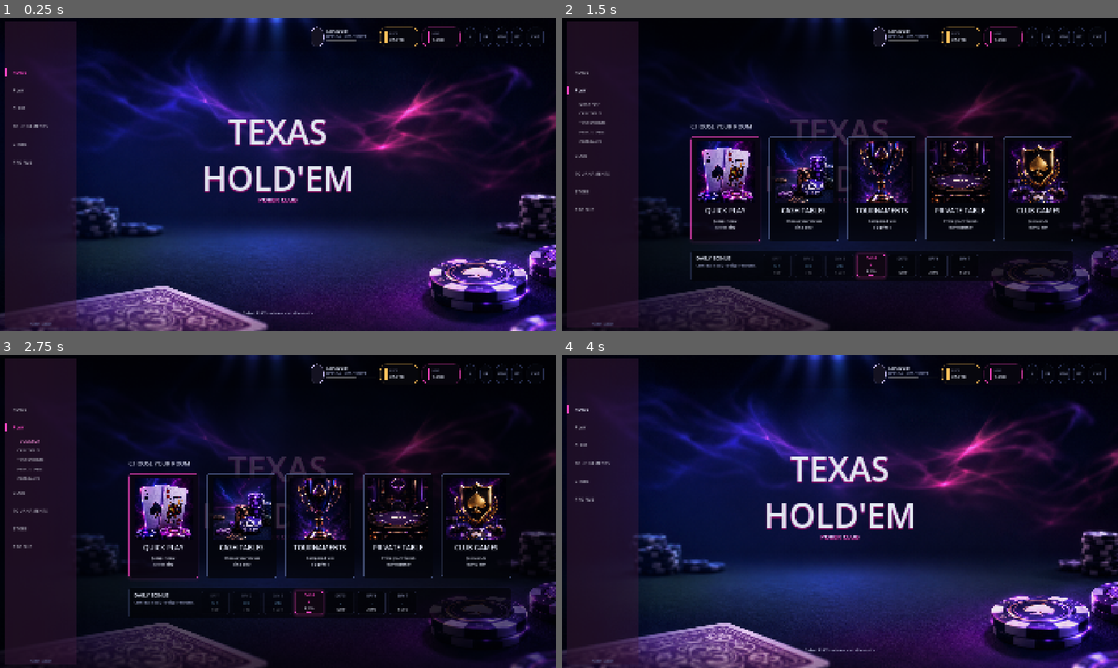
Above: before the commit, frames 1-4 (two rows, left to right).
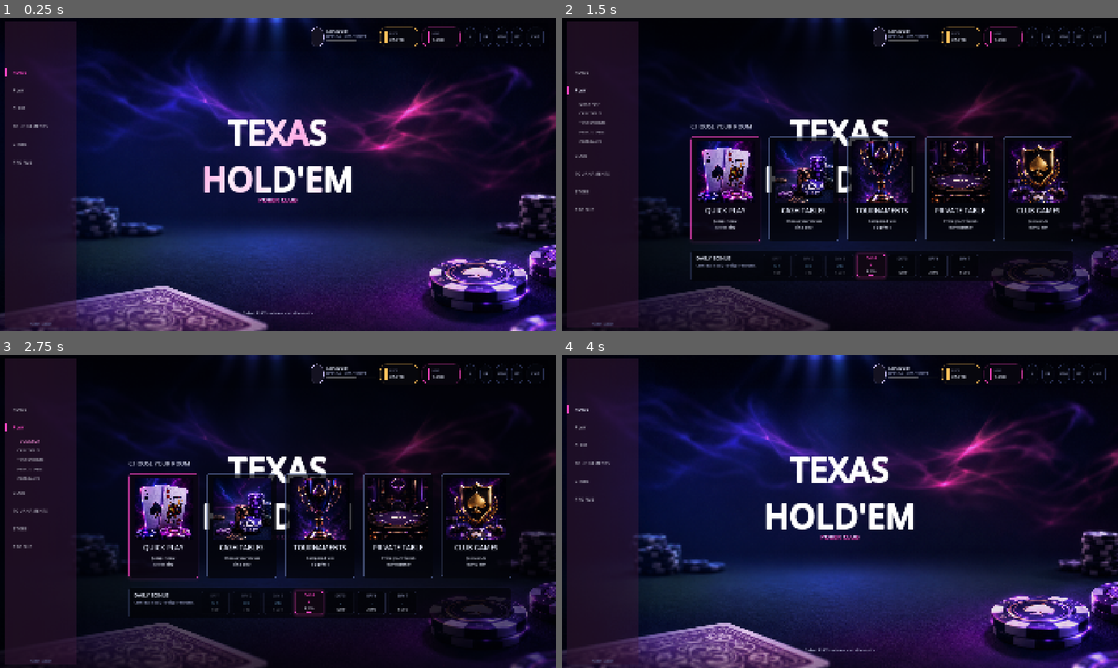
Above: after the commit, the same moments.

Repository: jjbondth18/texas
Game: Godot game, scene res://scenes/screens/home_lobby_screen.tscn
Two runs of this game, one before a commit and one after it. Both use one fixed random seed, a clock stepped at 60 frames per second and the inputs below.
Inputs:
- Up to frame 1 (0.25 s): no input
- Up to frame 2 (1.5 s): click "PLAY" at 0.5 s; click "PLAY" at 1.25 s
- Up to frame 3 (2.75 s): click "QUICK PLAY" at 2 s
- Up to frame 4 (4 s): click "QUICK PLAY" at 2.75 s; click "HOME" at 3.5 s

The runs differ from the first frame. In frame 1, 2.3% of the frame differs, in the area x 36-64%, y 32-56%; in frame 2, 1.0%; in frame 3, 1.0%; in frame 4, 2.3%.

Commit message:
antigravity: implement logo neon sweep shader, ambient fog background overlay, rising spark particles, and data interface placeholders

Diff:
--- a/scripts/screens/home_lobby_screen.gd
+++ b/scripts/screens/home_lobby_screen.gd
@@ -6,9 +6,10 @@
 	PLAY_EXPANDED
 }
 
-@export var background_motion_enabled := false
+@export var background_motion_enabled := true
 
 const BACKGROUND_TEXTURE_PATH := "res://assets/home_lobby/backgrounds/home_background_v1.png"
+const NEON_SWEEP_SHADER_PATH := "res://shaders/neon_sweep.gdshader"
 const NAV_WIDTH := 280.0
 const MAIN_LEFT := 360.0
 const MAIN_RIGHT := 70.0
@@ -82,12 +83,32 @@
 	_background_texture.modulate = Color(1.34, 1.30, 1.40, 1.0)
 	_background_texture.mouse_filter = Control.MOUSE_FILTER_IGNORE
 	_background_root.add_child(_background_texture)
+
+	# Flowing Fog Shader Layer
+	var flow_rect := ColorRect.new()
+	flow_rect.name = "BackgroundShaderFlow"
+	flow_rect.set_anchors_preset(Control.PRESET_FULL_RECT)
+	flow_rect.mouse_filter = Control.MOUSE_FILTER_IGNORE
+	var flow_mat := ShaderMaterial.new()
+	flow_mat.shader = load("res://shaders/flow_noise_bg.gdshader")
+	flow_mat.set_shader_parameter("deep_color", Color(0, 0, 0, 0)) # transparent base
+	flow_mat.set_shader_parameter("haze_color", Color(0.35, 0.15, 0.55, 0.50)) # purple smoke
+	flow_mat.set_shader_parameter("neon_color", Color(0.82, 0.22, 0.68, 0.45)) # pink smoke
+	flow_mat.set_shader_parameter("speed", 0.003) # extremely slow motion
+	flow_mat.set_shader_parameter("intensity", 0.25)
+	flow_mat.set_shader_parameter("layer_alpha", 0.035) # extremely subtle blend overlay
+	flow_mat.set_shader_parameter("motion_enabled", true)
+	flow_rect.material = flow_mat
+	_background_root.add_child(flow_rect)
+
 	var center_lift := ColorRect.new()
 	center_lift.name = "BackgroundCenterLift"
 	center_lift.set_anchors_preset(Control.PRESET_FULL_RECT)
 	center_lift.color = Color(0.06, 0.08, 0.18, 0.08)
 	center_lift.mouse_filter = Control.MOUSE_FILTER_IGNORE
 	_background_root.add_child(center_lift)
+
+	_build_particles()
 
 func _build_layout() -> void:
 	_lobby_ui_root = Control.new()
@@ -164,8 +185,14 @@
 	_logo_fallback.mouse_filter = Control.MOUSE_FILTER_IGNORE
 	_logo_fallback.visible = true
 	_center_brand.add_child(_logo_fallback)
-	_logo_fallback.add_child(_make_logo_label("LogoMain", "TEXAS\nHOLD'EM", 116, Color(0.886, 0.910, 0.941, 1.0), 4, Color(0.616, 0.306, 0.867, 1.0), Color(1.0, 0.0, 0.498, 0.333), Vector2(0, 4), 12, 0.08, 0.78))
-	_logo_fallback.add_child(_make_logo_label("LogoSub", "POKER CLUB", 22, Color(0.886, 0.910, 0.941, 1.0), 2, Color(0.616, 0.306, 0.867, 1.0), Color(1.0, 0.0, 0.498, 0.333), Vector2(0, 3), 6, 0.70, 0.86))
+	var logo_main := _make_logo_label("LogoMain", "TEXAS\nHOLD'EM", 116, Color(0.886, 0.910, 0.941, 1.0), 4, Color(0.616, 0.306, 0.867, 1.0), Color(1.0, 0.0, 0.498, 0.333), Vector2(0, 4), 12, 0.08, 0.78)
+	var sweep_mat := ShaderMaterial.new()
+	sweep_mat.shader = load(NEON_SWEEP_SHADER_PATH)
+	logo_main.material = sweep_mat
+	_logo_fallback.add_child(logo_main)
+
+	var logo_sub := _make_logo_label("LogoSub", "POKER CLUB", 22, Color(0.886, 0.910, 0.941, 1.0), 2, Color(0.616, 0.306, 0.867, 1.0), Color(1.0, 0.0, 0.498, 0.333), Vector2(0, 3), 6, 0.70, 0.86)
+	_logo_fallback.add_child(logo_sub)
 
 func _make_logo_label(label_name: String, text: String, font_size: int, color: Color, outline_size: int, outline_color: Color, shadow_color: Color, shadow_offset: Vector2, shadow_outline: int, anchor_top: float, anchor_bottom: float) -> Label:
 	var label := Label.new()
@@ -401,3 +428,50 @@
 	if index == -1 or index + 1 >= args.size():
 		return fallback
 	return args[index + 1]
+
+func _build_particles() -> void:
+	var particles := GPUParticles2D.new()
+	particles.name = "LobbyParticles"
+	particles.amount = 16
+	particles.lifetime = 6.0
+	particles.preprocess = 3.0
+	particles.randomness = 0.6
+	particles.position = Vector2(1000, 1090)
+
+	var p_mat := ParticleProcessMaterial.new()
+	p_mat.emission_shape = ParticleProcessMaterial.EMISSION_SHAPE_BOX
+	p_mat.emission_box_extents = Vector3(700, 10, 1)
+	p_mat.direction = Vector3(0, -1, 0)
+	p_mat.spread = 15.0
+	p_mat.gravity = Vector3(0, -8, 0)
+	p_mat.initial_velocity_min = 4.0
+	p_mat.initial_velocity_max = 10.0
+	p_mat.color = Color(0.8, 0.2, 0.6, 0.22)
+	p_mat.scale_min = 2.0
+	p_mat.scale_max = 4.0
+
+	var gradient := Gradient.new()
+	gradient.offsets = PackedFloat32Array([0.0, 0.15, 0.85, 1.0])
+	gradient.colors = PackedColorArray([
+		Color(0.8, 0.2, 0.6, 0.0),
+		Color(0.8, 0.2, 0.6, 0.22),
+		Color(0.8, 0.2, 0.6, 0.18),
+		Color(0.8, 0.2, 0.6, 0.0)
+	])
+	var grad_txt := GradientTexture1D.new()
+	grad_txt.gradient = gradient
+	p_mat.color_ramp = grad_txt
+
+	particles.process_material = p_mat
+	particles.visibility_rect = Rect2(-1000, -1200, 2000, 1300)
+	_background_root.add_child(particles)
+
+# Integration Placeholders
+func update_player_ui(_data: Dictionary) -> void:
+	pass
+
+func update_mode_cards(_data: Array) -> void:
+	pass
+
+func update_daily_bonus(_data: Dictionary) -> void:
+	pass
--- /dev/null
+++ b/shaders/neon_sweep.gdshader
@@ -0,0 +1,31 @@
+shader_type canvas_item;
+
+uniform vec4 sweep_color : source_color = vec4(1.0, 0.28, 0.78, 0.45); // high-glow magenta sweep
+uniform float sweep_width = 0.16;
+uniform float sweep_angle = 20.0; // degrees
+uniform float sweep_speed = 0.8; // speed of transition
+uniform float sweep_interval = 4.0; // wait interval in seconds
+
+void fragment() {
+	vec4 color = texture(TEXTURE, UV);
+	if (color.a > 0.0) {
+		float cycle_time = mod(TIME, sweep_interval);
+		float sweep_duration = 1.0; // sweeps finishes in 1 second
+		float progress = cycle_time / sweep_duration;
+
+		if (progress <= 1.0) {
+			// Sweep from left (-0.4) to right (1.4) to cover slanting
+			float x_offset = mix(-0.4, 1.4, progress);
+
+			// Slant logic using vertical UV
+			float slant = (UV.y - 0.5) * tan(radians(sweep_angle));
+			float dist = abs(UV.x - x_offset + slant);
+
+			if (dist < sweep_width) {
+				float intensity = (1.0 - (dist / sweep_width)) * sweep_color.a;
+				color.rgb = mix(color.rgb, sweep_color.rgb, intensity);
+			}
+		}
+	}
+	COLOR = color;
+}
Binary file changed: docs/screenshots/runtime_collapsed_home.png
Binary file changed: docs/screenshots/runtime_play_expanded.png
